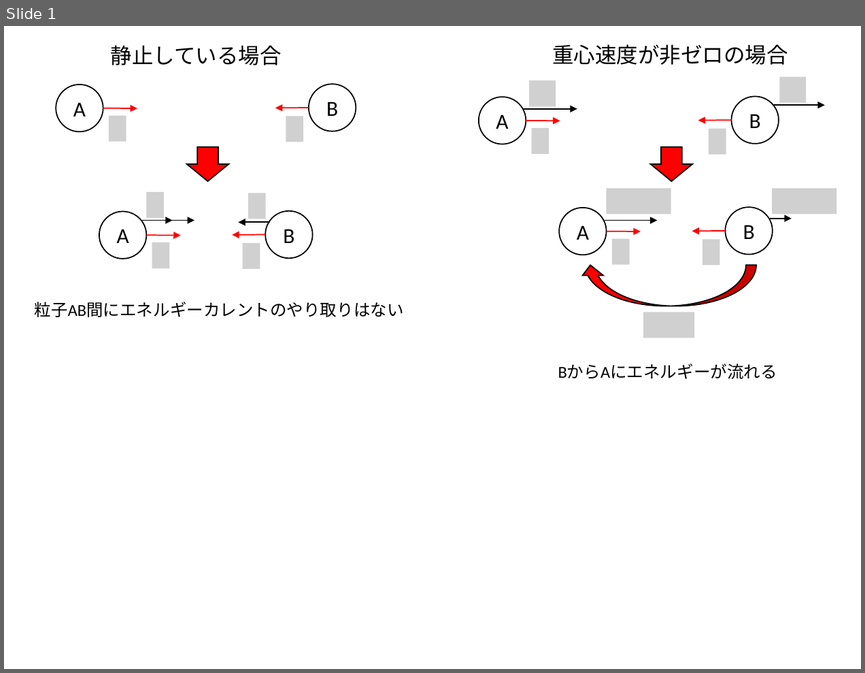
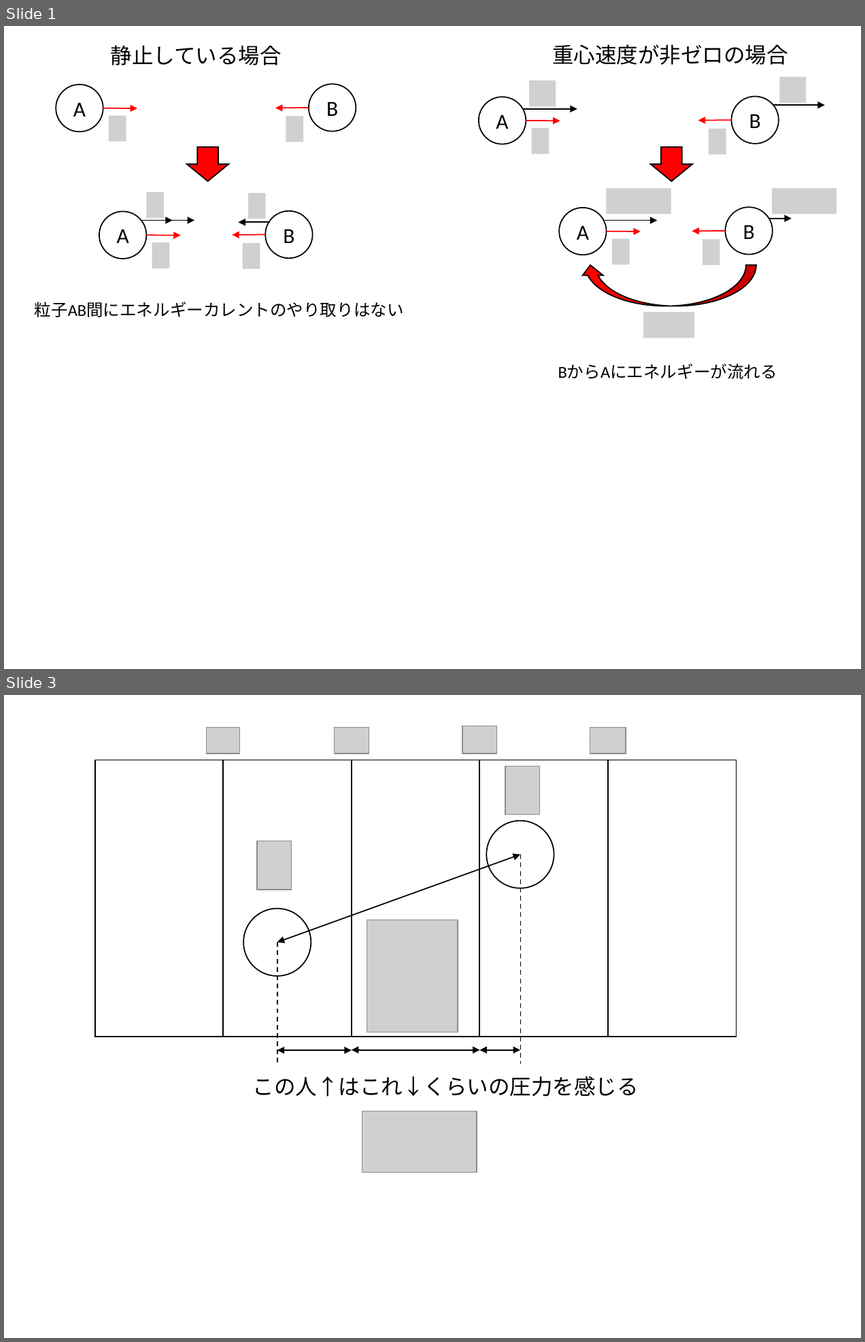
Before and after one commit to kaityo256/md2019, a slide deck: pressure/fig.pptx. Shown one above the other, each under a label of ours: slide 1 before the commit, slides 1 and 3 after it; the slides between them are not shown. The pictures are 865x673 and 865x1342 pixels, drawn with LibreOffice and Linux fonts; fonts in the diff are those of the drawing; grey boxes stand for pictures. Boxes give left, top, right and bottom in pixels: in the first picture for what was removed or moved away, otherwise in the second. Text is boxed around its words. In the diff, an @@ line names an element or a change of style, - is before the commit and + after.

```diff
--- a/pressure/fig.pptx
+++ b/pressure/fig.pptx
@@ slide 3 added at bbox=[4, 695, 861, 1338], background #FFFFFF @@
@@ picture added at bbox=[206, 728, 239, 754] @@
@@ picture added at bbox=[334, 728, 368, 754] @@
@@ picture added at bbox=[462, 726, 496, 753] @@
@@ picture added at bbox=[590, 728, 626, 754] @@
@@ rectangle added at bbox=[95, 760, 224, 1037], outline #000000 1 pt @@
@@ rectangle added at bbox=[224, 760, 352, 1037], outline #000000 1 pt @@
@@ rectangle added at bbox=[352, 760, 481, 1037], outline #000000 1 pt @@
@@ rectangle added at bbox=[479, 760, 608, 1037], outline #000000 1 pt @@
@@ picture added at bbox=[505, 766, 540, 815] @@
@@ rectangle added at bbox=[608, 760, 736, 1037], outline #000000 1 pt @@
@@ ellipse added at bbox=[486, 821, 554, 889], outline #000000 1 pt @@
@@ picture added at bbox=[257, 841, 291, 889] @@
@@ double arrow added from (520, 854) to (277, 942), #000000 1 pt @@
@@ line added from (521, 854) to (521, 1064), #000000 1 pt dashed @@
@@ ellipse added at bbox=[244, 909, 311, 976], outline #000000 1 pt @@
@@ picture added at bbox=[366, 919, 458, 1032] @@
@@ line added from (277, 942) to (277, 1064), #000000 1 pt dashed @@
@@ double arrow added from (277, 1050) to (352, 1050), #000000 1 pt @@
@@ double arrow added from (352, 1050) to (479, 1050), #000000 1 pt @@
@@ double arrow added from (479, 1050) to (520, 1050), #000000 1 pt @@
@@ text added at bbox=[253, 1076, 638, 1096], 18 pt, text #000000 @@
+この人↑はこれ↓くらいの圧力を感じる
@@ picture added at bbox=[362, 1110, 477, 1172] @@
```
Also in this commit, not shown: 2 other slides added, 8 other files.
